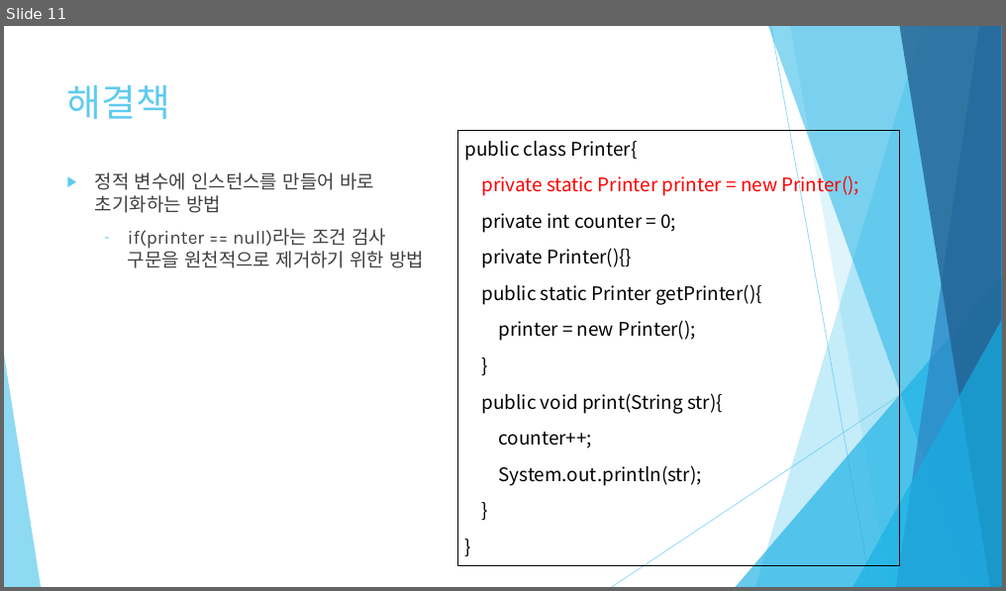
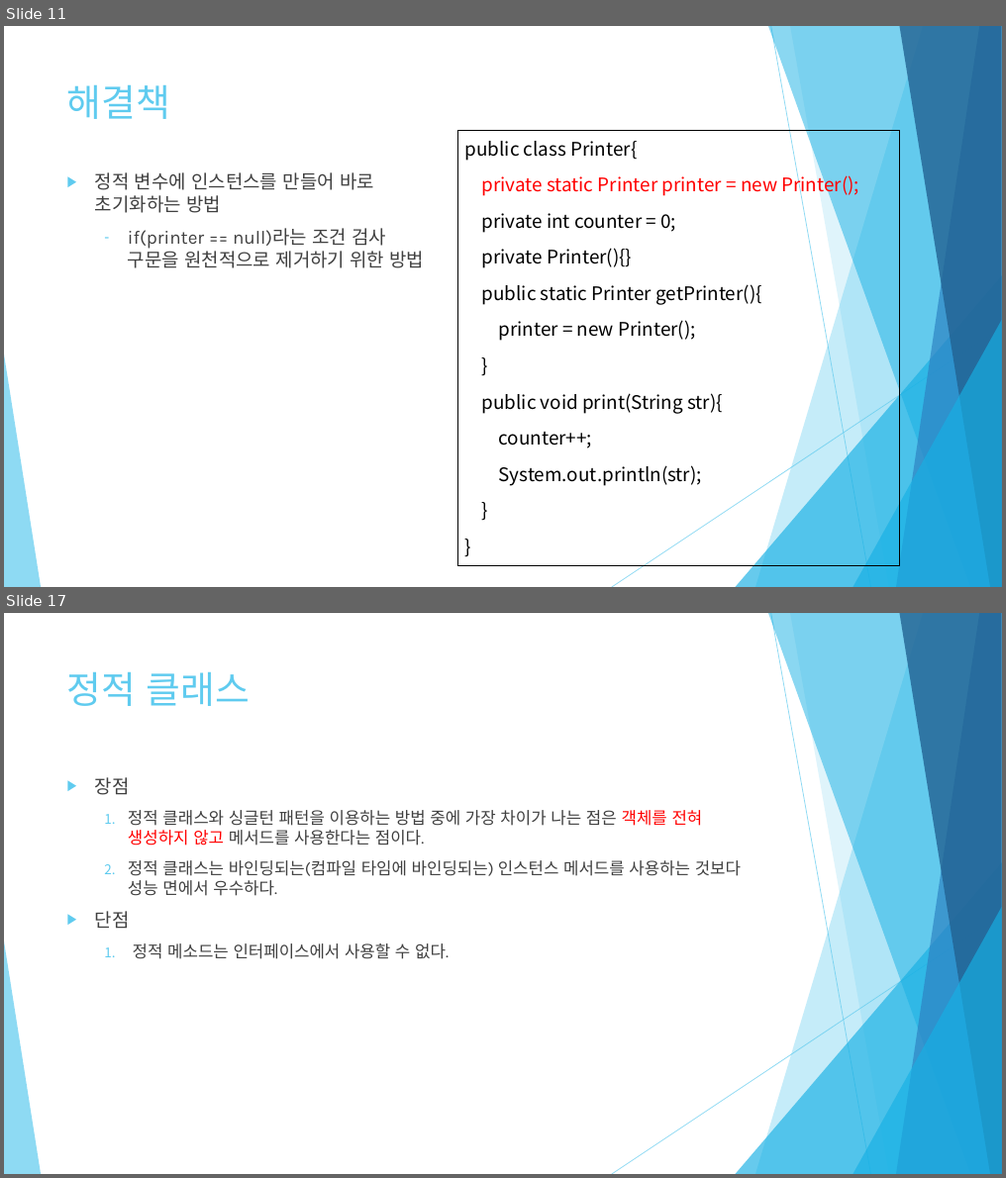
Before and after one commit to y3s-study/design-pattern, a slide deck: Chap6/JAVA 객체 지향 디자인 패턴 6장.pptx. Shown one above the other, each under a label of ours: slide 11 before the commit, slides 11 and 17 after it; the slides between them are not shown. The pictures are 1006x591 and 1006x1178 pixels, drawn with LibreOffice and Linux fonts; fonts in the diff are those of the drawing. Boxes give left, top, right and bottom in pixels: in the first picture for what was removed or moved away, otherwise in the second. Text is boxed around its words. In the diff, an @@ line names an element or a change of style, - is before the commit and + after.

Commit message:
[디자인 패턴] 6장 싱글턴 패턴 - 발표자료 내용 추가

```diff
--- a/Chap6/JAVA 객체 지향 디자인 패턴 6장.pptx
+++ b/Chap6/JAVA 객체 지향 디자인 패턴 6장.pptx
@@ slide 17 added at box(4, 613, 1002, 1174), background #FFFFFF; not listed: 10 template elements that a slide beside it also shows @@
@@ title added at box(67, 672, 250, 706), 36 pt, text #5FCBEF @@
+정적 클래스
@@ text added at box(95, 777, 741, 959), 16 pt, text #404040 @@
+▶ 장점
+  1. 정적 클래스와 싱글턴 패턴을 이용하는 방법 중에 가장 차이가 나는 점은 객체를 전혀 생성하지 않고 메서드를 사용한다는 점이다.
+  2. 정적 클래스는 바인딩되는(컴파일 타임에 바인딩되는) 인스턴스 메서드를 사용하는 것보다 성능 면에서 우수하다.
+▶ 단점
+  1. 정적 메소드는 인터페이스에서 사용할 수 없다.
```
Also in this commit, not shown: 2 slides changed, 4 other slides added, 17 slides removed.
